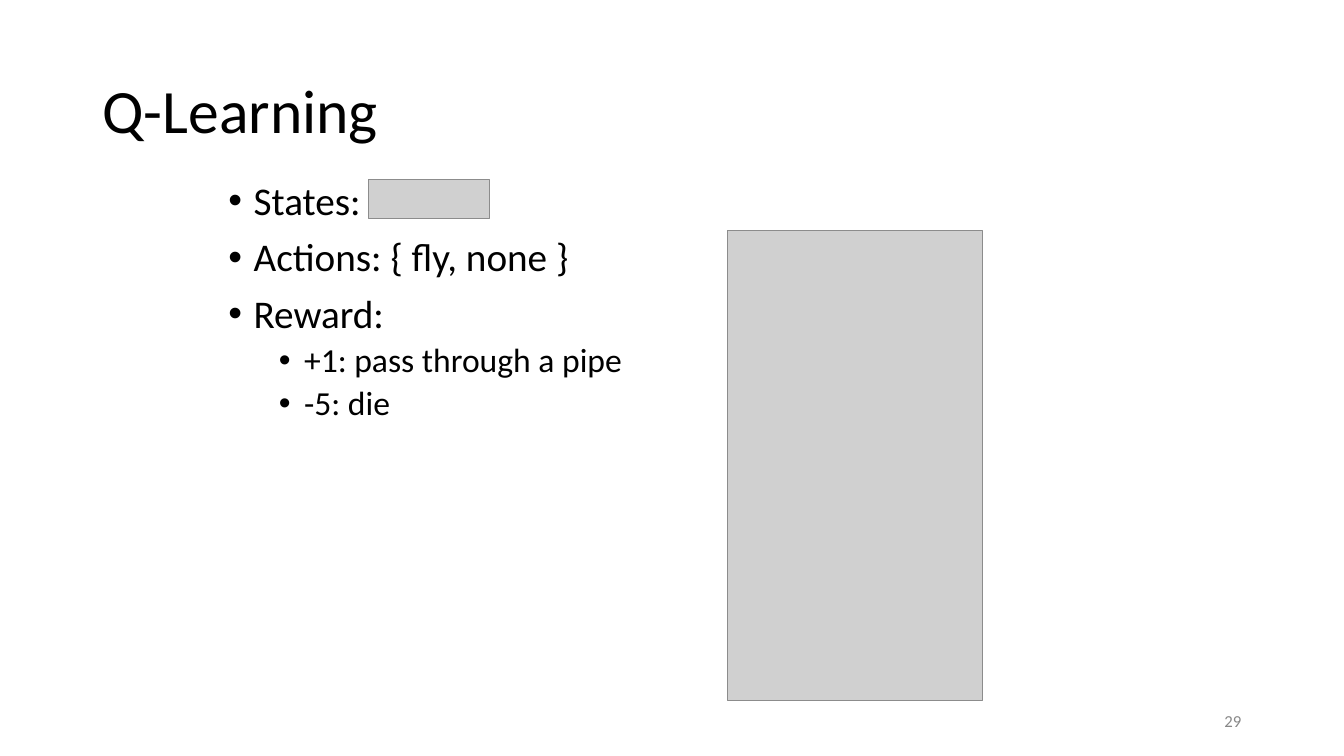
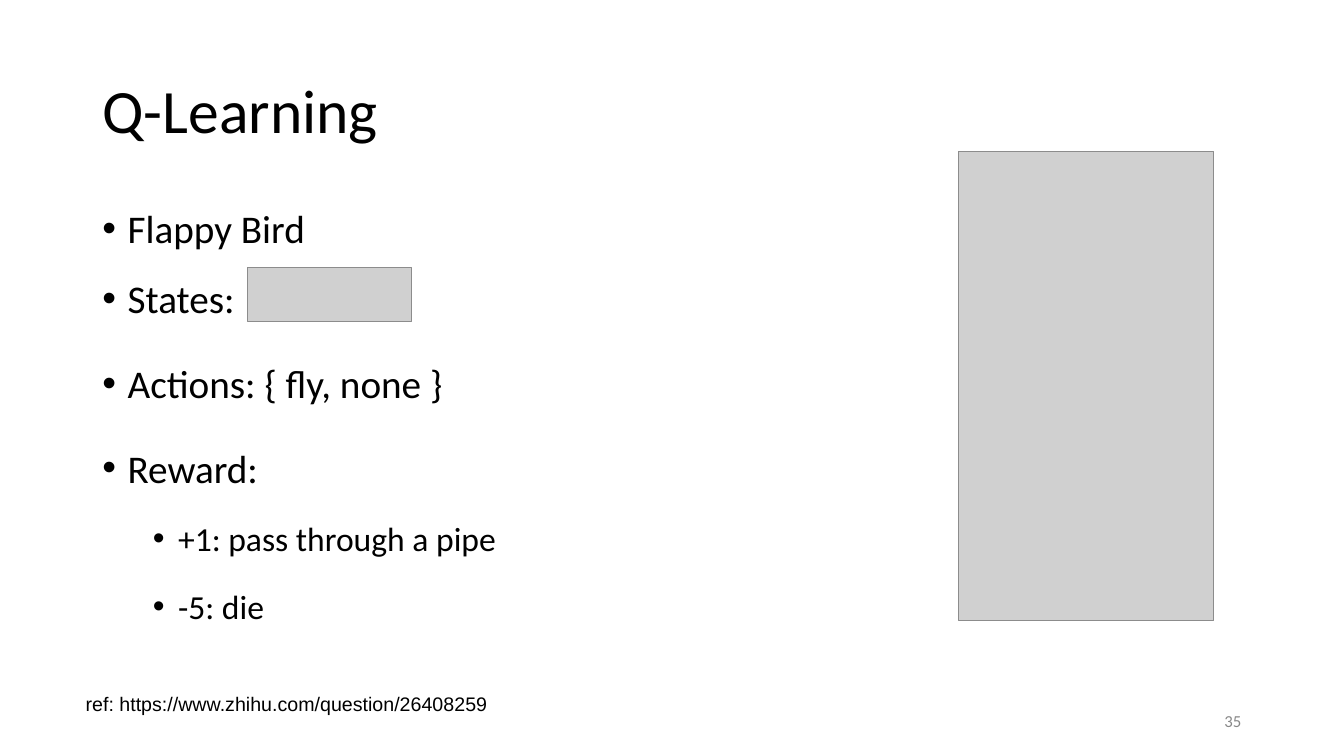
Before and after one commit to nthu-datalab/ml, a slide deck: slide 36 of labs/14_Q-Learning/14_Q-Learning_slide.pptx (slide 29 before the commit). Drawn at 1344x756 pixels with LibreOffice and Linux fonts; fonts in the diff are those of the drawing; grey boxes stand for pictures. Boxes give left, top, right and bottom in pixels: in the first picture for what was removed or moved away, otherwise in the second. Text is boxed around its words. In the diff, an @@ line names an element or a change of style, - is before the commit and + after.

```diff
--- a/labs/14_Q-Learning/14_Q-Learning_slide.pptx
+++ b/labs/14_Q-Learning/14_Q-Learning_slide.pptx
@@ text "Flappy Bird": place and size @@
-text "Flappy Bird" at [254, 189, 622, 416]
+text "Flappy Bird" at [128, 215, 496, 620]
@@ picture: place and size @@
-picture at [728, 231, 983, 701]
+picture at [959, 151, 1214, 621]
@@ text at [128, 215, 305, 250]: paragraph added @@
+• Flappy Bird
@@ picture: place and size @@
-picture at [369, 179, 489, 219]
+picture at [248, 267, 412, 322]
@@ text at [128, 287, 496, 620]: line spacing 0.9 to 1.5 @@
@@ text added at [86, 696, 487, 715], 14 pt, text #000000 @@
+ref: https://www.zhihu.com/question/26408259
@@ page number at [1224, 716, 1241, 727]: text changed @@
-29
+35
```
Also in this commit, not shown: 33 other slides changed, 3 slides removed, 5 other files.
